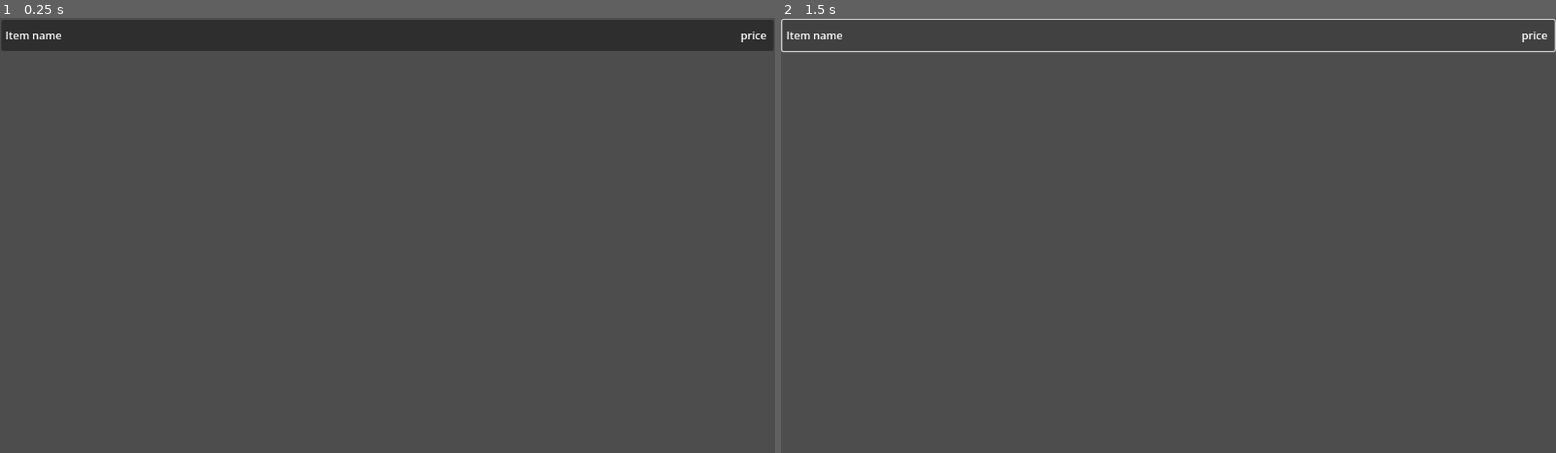
Above: before the commit, frames 1-2 (left to right).
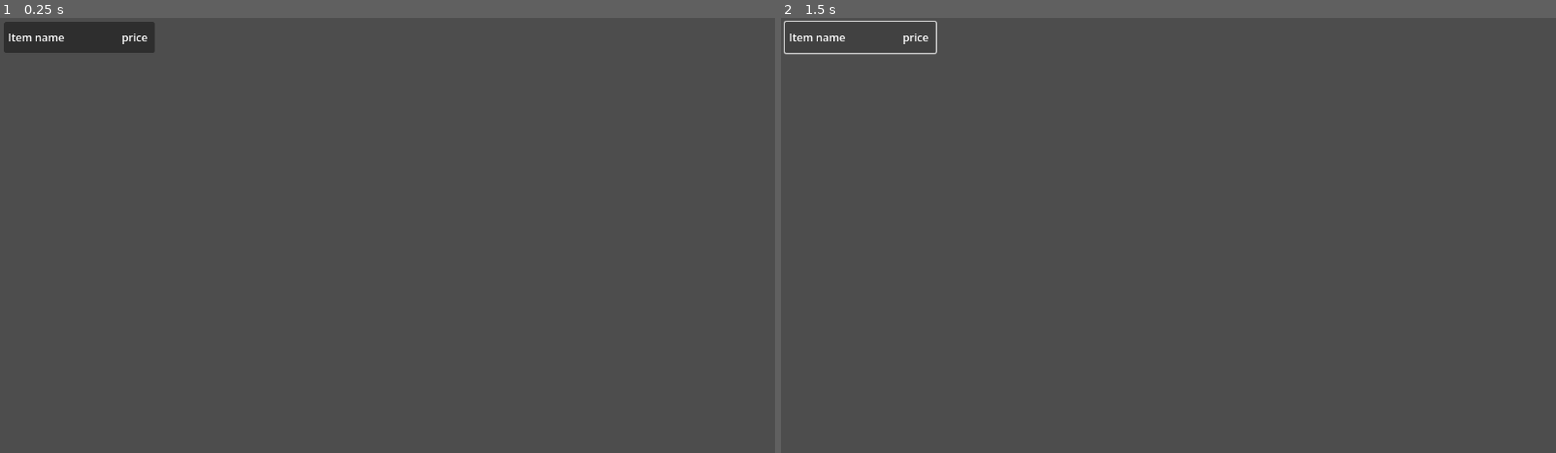
Above: after the commit, the same moments.

Repository: alifyudstira/RPG-game-project
Game: Godot game, scene res://store/item_button.tscn
Two runs of this game, one before a commit and one after it. Both use one fixed random seed, a clock stepped at 60 frames per second and the inputs below. The project has no main scene, so this scene is started directly.
Inputs:
- Up to frame 1 (0.25 s): no input
- Up to frame 2 (1.5 s): click "Item name" at 0.5 s; tap Enter (ui_accept) at 1.25, 1.35 s; hold Up (ui_up) from 1.28 s (still down)

The runs differ from the first frame. In frame 1, 6.0% of the frame differs, in the area x 0-100%, y 0-9%; in frame 2, 1.3%.

Commit message:
store
bikin sistem toko

Diff:
--- a/global_script/storeItems.gd
+++ b/global_script/storeItems.gd
@@ -1,6 +1,6 @@
 extends Node
 
-var testStore:Dictionary = {
-	load("res://item/tres/apple.tres"): 10,
-	load("res://item/tres/stone.tres"): 5,
-}
+var testStore:Array = [
+	load("res://item/tres/apple.tres"),
+	load("res://item/tres/stone.tres"),
+]
--- a/item/item_resource.gd
+++ b/item/item_resource.gd
@@ -3,4 +3,6 @@
 
 @export var texture:Texture2D = AtlasTexture.new()
 @export var name:String = ""
+@export var sellPrice:int
+@export var buyPrice:int
 @export var desc:String = ""
--- a/item/tres/apple.tres
+++ b/item/tres/apple.tres
@@ -1,4 +1,4 @@
-[gd_resource type="Resource" script_class="itemResource" format=3 uid="uid://4ob0614208xn"]
+[gd_resource type="Resource" script_class="itemData" format=3 uid="uid://4ob0614208xn"]
 
 [ext_resource type="Script" uid="uid://dyyppqxg40p2n" path="res://item/item_resource.gd" id="1_i80tk"]
 [ext_resource type="Texture2D" uid="uid://ds4i3mogx6bpe" path="res://item/icons/apple_test.png" id="2_ehlpe"]
@@ -7,5 +7,7 @@
 script = ExtResource("1_i80tk")
 texture = ExtResource("2_ehlpe")
 name = "apple test"
+sellPrice = 2
+buyPrice = 5
 desc = "this is for testing purpose"
 metadata/_custom_type_script = "uid://dyyppqxg40p2n"
--- a/project.godot
+++ b/project.godot
@@ -11,7 +11,7 @@
 [application]
 
 config/name="project-1984"
-config/features=PackedStringArray("4.6", "Forward Plus")
+config/features=PackedStringArray("4.7", "Forward Plus")
 config/icon="res://icon.svg"
 
 [autoload]
--- a/store/item_button.tscn
+++ b/store/item_button.tscn
@@ -5,23 +5,17 @@
 anchors_preset = 15
 anchor_right = 1.0
 anchor_bottom = 1.0
-offset_bottom = -596.0
+offset_right = -915.0
+offset_bottom = -589.0
 grow_horizontal = 2
 grow_vertical = 2
 
 [node name="itemButton" type="Button" parent="." unique_id=252969794]
 layout_mode = 1
-anchors_preset = 8
-anchor_left = 0.5
-anchor_top = 0.5
-anchor_right = 0.5
-anchor_bottom = 0.5
-offset_left = -574.0
-offset_top = -23.0
-offset_right = 574.0
-offset_bottom = 23.0
-grow_horizontal = 2
-grow_vertical = 2
+offset_left = 6.0
+offset_top = 6.0
+offset_right = 230.0
+offset_bottom = 52.0
 
 [node name="name" type="Label" parent="itemButton" unique_id=571268579]
 layout_mode = 1
@@ -30,7 +24,7 @@
 anchor_bottom = 0.5
 offset_left = 6.0
 offset_top = -17.0
-offset_right = 470.0
+offset_right = 230.5
 offset_bottom = 17.0
 grow_vertical = 2
 text = "Item name"
@@ -43,7 +37,7 @@
 anchor_top = 0.5
 anchor_right = 1.0
 anchor_bottom = 0.5
-offset_left = -474.0
+offset_left = -228.5
 offset_top = -17.0
 offset_right = -10.0
 offset_bottom = 17.0
--- /dev/null
+++ b/store/store_ui.gd
@@ -0,0 +1,68 @@
+extends Control
+
+@export var item_btn:PackedScene
+
+var storeItemDb = StoreItems.testStore
+var playerInv = InvManager.inv
+var leftBarState:String = "options"
+var leftBarChildren = $leftBar.get_children()
+
+@onready var itemBar = $leftBar/itemBar/itemList
+@onready var option = $leftBar/sellItem/optionList
+@onready var descPanelName = $descPanel/VBoxContainer/Control/name
+@onready var descPanelDesc = $descPanel/VBoxContainer/Control/desc
+@onready var descPanelPrice = $descPanel/VBoxContainer/Control/price
+@onready var dialoguePanel = $descPanel/VBoxContainer/dialogue
+
+func _ready() -> void:
+	leftBarState = "options"
+	for node in leftBarChildren:
+		if node.name != "options":
+			node.visible = false
+
+	$descPanel/VBoxContainer/Control.visible = false
+
+	dialoguePanel.text = "Hello Stranger, what a nice day to take a walk. May you interested to buy or sell something"
+
+	populate_list()
+
+func _process(delta: float) -> void:
+	focus_ctrl()
+
+func focus_ctrl():
+	var focusedNode = get_viewport().gui_get_focus_owner()
+
+
+	if focusedNode:
+		if leftBarState == "buy":
+			var key = focusedNode.get_parent().name
+			for item in storeItemDb:
+				if item.name == key:
+					descPanelName.text = item.name
+					descPanelDesc.text = item.desc
+					descPanelPrice.text = str(item.buyPrice) + "$"
+					break
+	else:
+		if  Input.is_action_just_pressed("ui_down"):
+			itemBar.get_child(0).find_child("itemButton").grab_focus()
+
+func populate_list():
+	for child in itemBar.get_children():
+		child.free()
+
+	for item in storeItemDb:
+		print(item)
+		var row = item_btn.instantiate()
+		row.name = item.name
+		row.find_child("name").text = item.name
+		row.find_child("price").text = str(item.buyPrice)
+		itemBar.add_child(row)
+
+func left_bar_state_ctrl(leftBarState:String):
+	match leftBarState:
+		"buy":
+			for node in leftBarChildren:
+				pass
+
+func _on_buy_pressed() -> void:
+	left_bar_state_ctrl("buy")
--- /dev/null
+++ b/store/store_ui.tscn
@@ -0,0 +1,119 @@
+[gd_scene format=3 uid="uid://dad7r0muujykm"]
+
+[ext_resource type="Script" uid="uid://ky0rdrlpavum" path="res://store/store_ui.gd" id="1_3g1lc"]
+[ext_resource type="PackedScene" uid="uid://00kx1o65ohps" path="res://store/item_button.tscn" id="2_sj0rd"]
+[ext_resource type="Texture2D" uid="uid://bsehhcugedtse" path="res://icon.svg" id="3_5emuh"]
+
+[node name="Store_ui" type="Control" unique_id=1623636173]
+layout_mode = 3
+anchors_preset = 15
+anchor_right = 1.0
+anchor_bottom = 1.0
+offset_left = 1.0
+offset_top = 9.0
+offset_right = 1.0
+offset_bottom = 9.0
+grow_horizontal = 2
+grow_vertical = 2
+script = ExtResource("1_3g1lc")
+item_btn = ExtResource("2_sj0rd")
+
+[node name="Icon" type="Sprite2D" parent="." unique_id=1924602194]
+position = Vector2(591, 457)
+scale = Vector2(1.3906242, 2.3476558)
+texture = ExtResource("3_5emuh")
+
+[node name="leftBar" type="PanelContainer" parent="." unique_id=1419605877]
+layout_mode = 1
+anchors_preset = 4
+anchor_top = 0.5
+anchor_bottom = 0.5
+offset_left = 112.0
+offset_top = -169.0
+offset_right = 349.0
+offset_bottom = 274.0
+grow_vertical = 2
+
+[node name="itemBar" type="ScrollContainer" parent="leftBar" unique_id=1114820708]
+layout_mode = 2
+
+[node name="itemList" type="VBoxContainer" parent="leftBar/itemBar" unique_id=1440413565]
+layout_mode = 2
+theme_override_constants/separation = 50
+
+[node name="options" type="ScrollContainer" parent="leftBar" unique_id=1279578037]
+layout_mode = 2
+
+[node name="optionlList" type="VBoxContainer" parent="leftBar/options" unique_id=401278059]
+layout_mode = 2
+size_flags_horizontal = 3
+theme_override_constants/separation = 7
+
+[node name="buy" type="Button" parent="leftBar/options/optionlList" unique_id=420775401]
+layout_mode = 2
+text = "Buy"
+
+[node name="sell" type="Button" parent="leftBar/options/optionlList" unique_id=1622315477]
+layout_mode = 2
+text = "Sell"
+
+[node name="talk" type="Button" parent="leftBar/options/optionlList" unique_id=1868798750]
+layout_mode = 2
+text = "Talk"
+
+[node name="descPanel" type="PanelContainer" parent="." unique_id=1955181437]
+layout_mode = 1
+anchors_preset = 6
+anchor_left = 1.0
+anchor_top = 0.5
+anchor_right = 1.0
+anchor_bottom = 0.5
+offset_left = -308.0
+offset_top = -171.0
+offset_right = -71.0
+offset_bottom = 272.0
+grow_horizontal = 0
+grow_vertical = 2
+
+[node name="VBoxContainer" type="VBoxContainer" parent="descPanel" unique_id=2050539735]
+layout_mode = 2
+
+[node name="Control" type="Control" parent="descPanel/VBoxContainer" unique_id=1179331506]
+layout_mode = 2
+
+[node name="name" type="Label" parent="descPanel/VBoxContainer/Control" unique_id=1139670150]
+layout_mode = 0
+offset_top = 4.0
+offset_right = 84.0
+offset_bottom = 44.0
+size_flags_horizontal = 0
+size_flags_vertical = 0
+theme_override_font_sizes/font_size = 29
+text = "Name"
+
+[node name="price" type="Label" parent="descPanel/VBoxContainer/Control" unique_id=1647322189]
+layout_mode = 0
+offset_top = 48.0
+offset_right = 58.0
+offset_bottom = 82.0
+size_flags_horizontal = 0
+size_flags_vertical = 0
+theme_override_font_sizes/font_size = 24
+text = "price"
+
+[node name="desc" type="Label" parent="descPanel/VBoxContainer/Control" unique_id=1060249553]
+layout_mode = 0
+offset_top = 86.0
+offset_right = 47.0
+offset_bottom = 109.0
+size_flags_horizontal = 0
+size_flags_vertical = 0
+text = "Name"
+
+[node name="dialogue" type="Label" parent="descPanel/VBoxContainer" unique_id=1022264359]
+layout_mode = 2
+size_flags_horizontal = 0
+size_flags_vertical = 0
+text = "dialogue"
+
+[connection signal="pressed" from="leftBar/options/optionlList/buy" to="." method="_on_buy_pressed"]
--- a/store/store_ui_buy.gd
+++ /dev/null
@@ -1,20 +0,0 @@
-extends Control
-
-@export var item_btn:PackedScene
-
-var itemDb = StoreItems.testStore
-
-@onready var itemList:VBoxContainer = $itemList
-
-func _ready() -> void:
-	pass
-
-func populate_list():
-	for child in itemList.get_children():
-		child.free()
-
-	for item in itemDb.keys():
-		var row = item_btn.instantiate()
-		row.find_child("nama").text = item.name
-		row.find_child("price").text = str(itemDb[item])
-		itemList.add_child(row)
--- a/store/store_ui_buy.tscn
+++ /dev/null
@@ -1,64 +0,0 @@
-[gd_scene format=3 uid="uid://dad7r0muujykm"]
-
-[ext_resource type="Texture2D" uid="uid://bsehhcugedtse" path="res://icon.svg" id="1_5vhbh"]
-[ext_resource type="Script" uid="uid://ky0rdrlpavum" path="res://store/store_ui_buy.gd" id="1_k085c"]
-[ext_resource type="PackedScene" uid="uid://00kx1o65ohps" path="res://store/item_button.tscn" id="2_x8j44"]
-
-[sub_resource type="StyleBoxFlat" id="StyleBoxFlat_k085c"]
-bg_color = Color(0.41361988, 0.25245208, 0.20164523, 0.18039216)
-
-[node name="Store_ui_buy" type="Control" unique_id=1623636173]
-layout_mode = 3
-anchors_preset = 15
-anchor_right = 1.0
-anchor_bottom = 1.0
-grow_horizontal = 2
-grow_vertical = 2
-script = ExtResource("1_k085c")
-item_btn = ExtResource("2_x8j44")
-
-[node name="Panel2" type="Panel" parent="." unique_id=1192636189]
-layout_mode = 0
-offset_right = 1150.0
-offset_bottom = 648.0
-theme_override_styles/panel = SubResource("StyleBoxFlat_k085c")
-
-[node name="merchant" type="TextureRect" parent="." unique_id=67398569]
-layout_mode = 1
-anchors_preset = 5
-anchor_left = 0.5
-anchor_right = 0.5
-offset_left = -564.0
-offset_top = 11.0
-offset_right = 564.0
-offset_bottom = 207.0
-grow_horizontal = 2
-texture = ExtResource("1_5vhbh")
-
-[node name="itemList" type="VBoxContainer" parent="." unique_id=180674599]
-layout_mode = 1
-anchors_preset = 8
-anchor_left = 0.5
-anchor_top = 0.5
-anchor_right = 0.5
-anchor_bottom = 0.5
-offset_left = -557.0
-offset_top = -82.0
-offset_right = 200.0
-offset_bottom = 307.0
-grow_horizontal = 2
-grow_vertical = 2
-
-[node name="itemInfo" type="Panel" parent="." unique_id=85768458]
-layout_mode = 1
-anchors_preset = 3
-anchor_left = 1.0
-anchor_top = 1.0
-anchor_right = 1.0
-anchor_bottom = 1.0
-offset_left = -359.0
-offset_top = -412.0
-offset_right = -20.0
-offset_bottom = -21.0
-grow_horizontal = 0
-grow_vertical = 0
Not shown: 1 places in menu_ui/inventory/inventory.tscn that only renumber resources
Renamed: store/store_ui_buy.gd.uid -> store/store_ui.gd.uid
